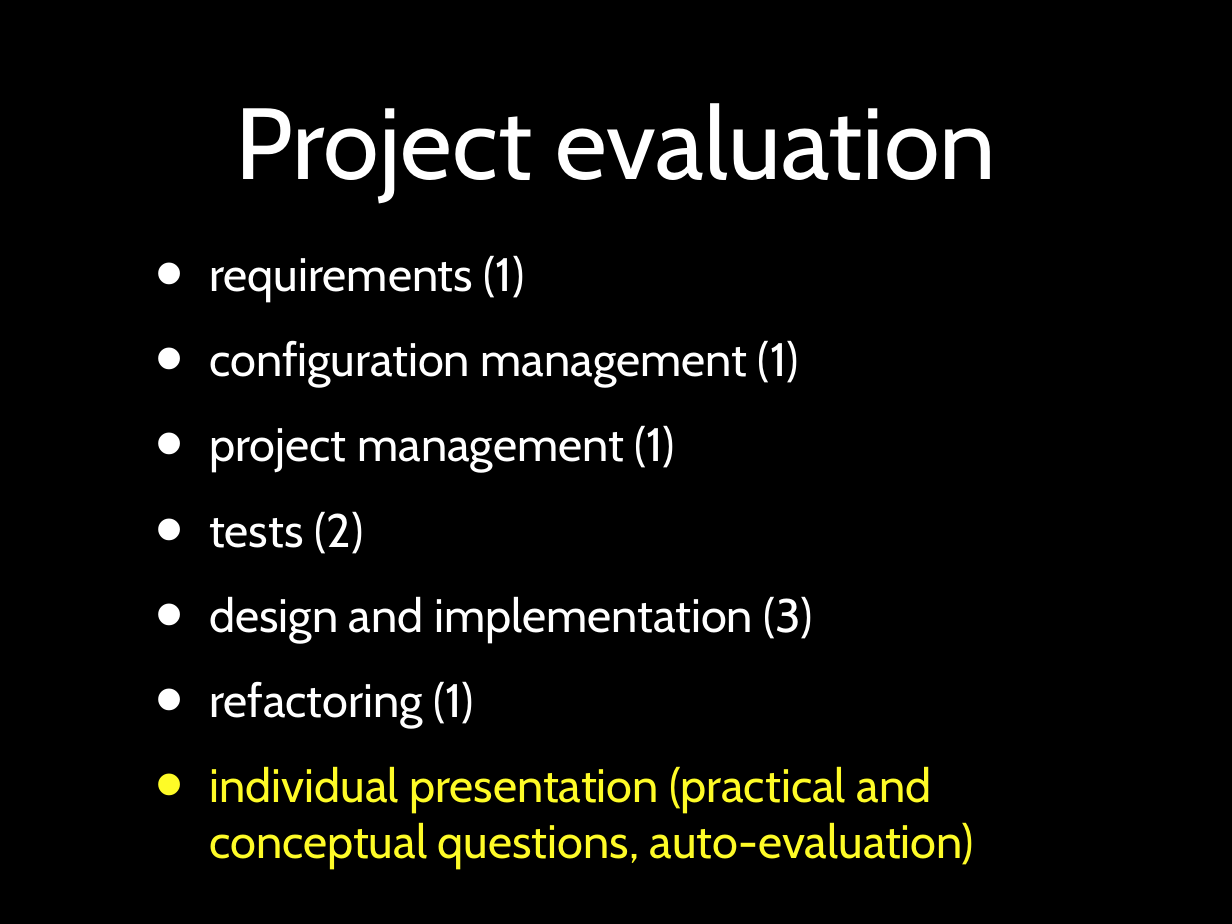
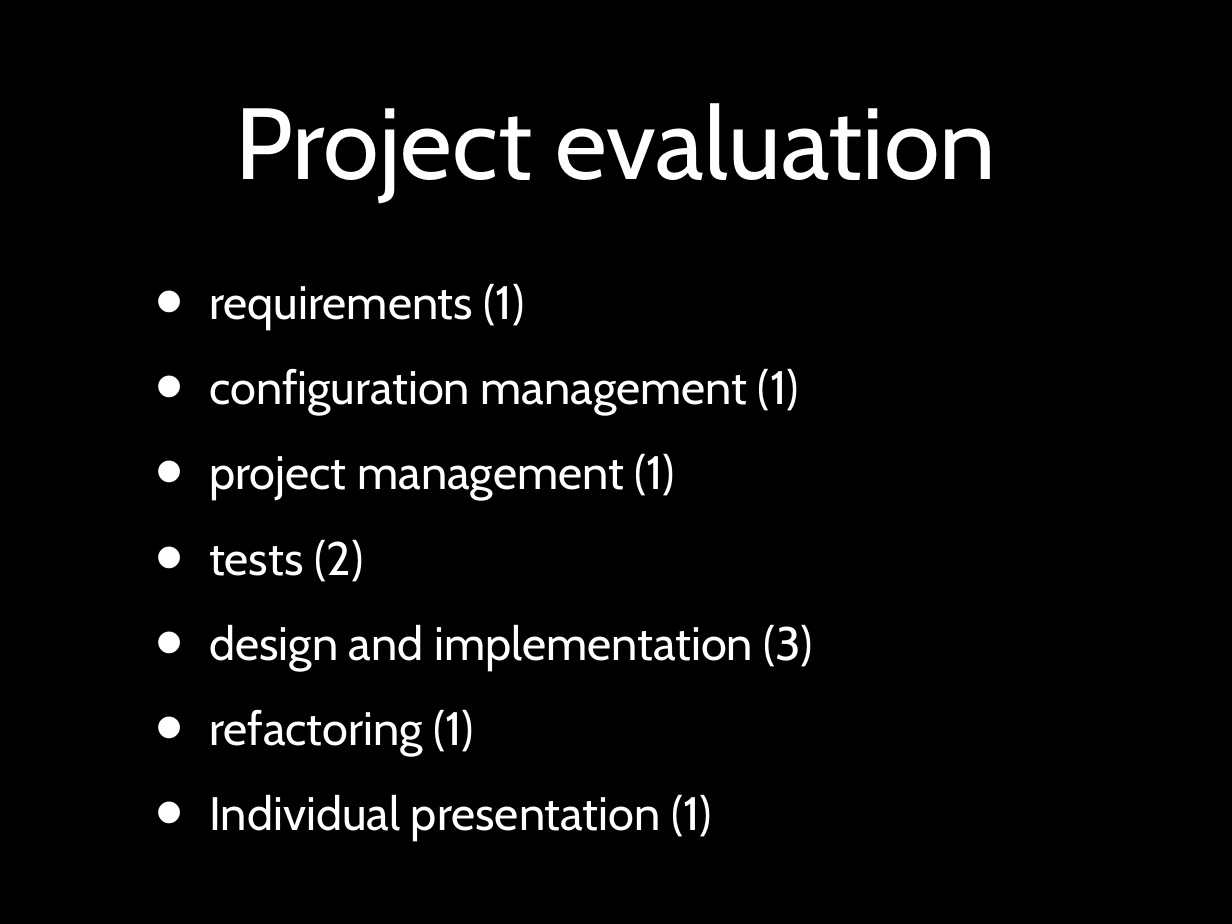
Before and after one commit to pauloborba/software-engineering-courses, a slide deck: slide 24 of Aulas/ApresentacaoEIntroducaoAESSGraduacao/CourseOverview.pptx (slide 25 before the commit). Drawn at 1232x924 pixels with LibreOffice and Linux fonts; fonts in the diff are those of the drawing. Boxes give left, top, right and bottom in pixels: in the first picture for what was removed or moved away, otherwise in the second. Text is boxed around its words. In the diff, an @@ line names an element or a change of style, - is before the commit and + after.

```diff
--- a/Aulas/ApresentacaoEIntroducaoAESSGraduacao/CourseOverview.pptx
+++ b/Aulas/ApresentacaoEIntroducaoAESSGraduacao/CourseOverview.pptx
@@ text at (209, 794, 712, 841): text changed; text colour #FEFB27 to #FFFFFF @@
-• individual presentation (practical and conceptual questions, auto-evaluation)
+• Individual presentation (1)
```
Also in this commit, not shown: 5 other slides changed, 1 slide removed, 1 other file.
